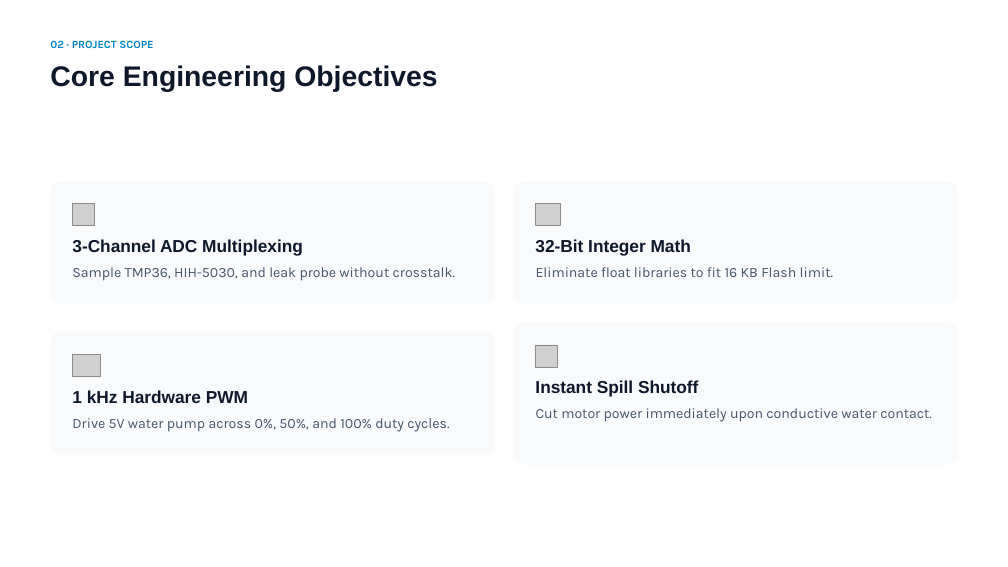
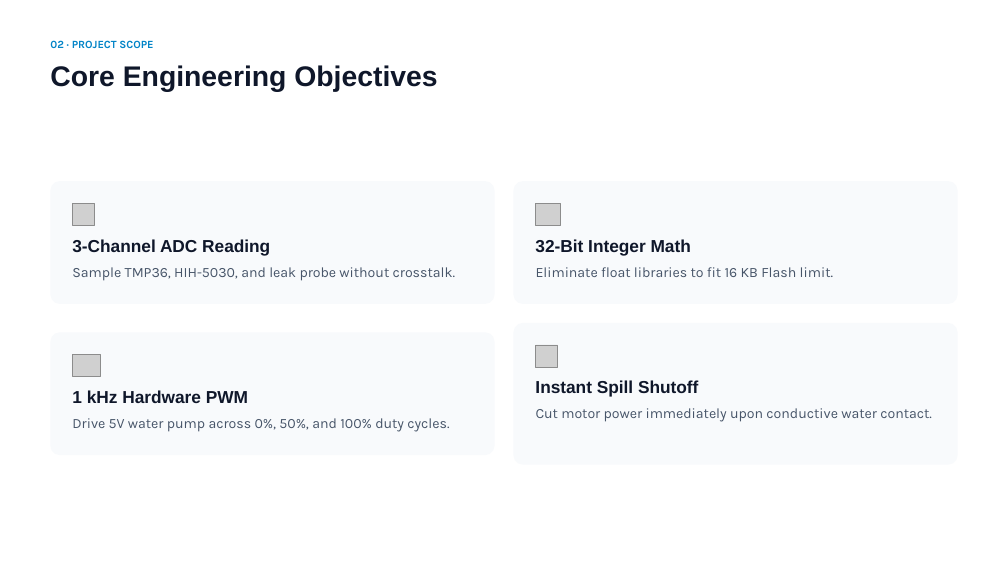
Before and after one commit to daviz04/L7_Project, a slide deck: slide 3 of Automated Liquid Cooling & Leak Detection Presentation.pptx. Drawn at 1008x567 pixels with LibreOffice and Linux fonts; fonts in the diff are those of the drawing; grey boxes stand for pictures. Boxes give left, top, right and bottom in pixels: in the first picture for what was removed or moved away, otherwise in the second. Text is boxed around its words. In the diff, an @@ line names an element or a change of style, - is before the commit and + after.

```diff
--- a/Automated Liquid Cooling & Leak Detection Presentation.pptx
+++ b/Automated Liquid Cooling & Leak Detection Presentation.pptx
@@ text at [72, 239, 270, 255]: text changed @@
-3-Channel ADC Multiplexing
+3-Channel ADC Reading
```
Also in this commit, not shown: 9 other slides changed.
